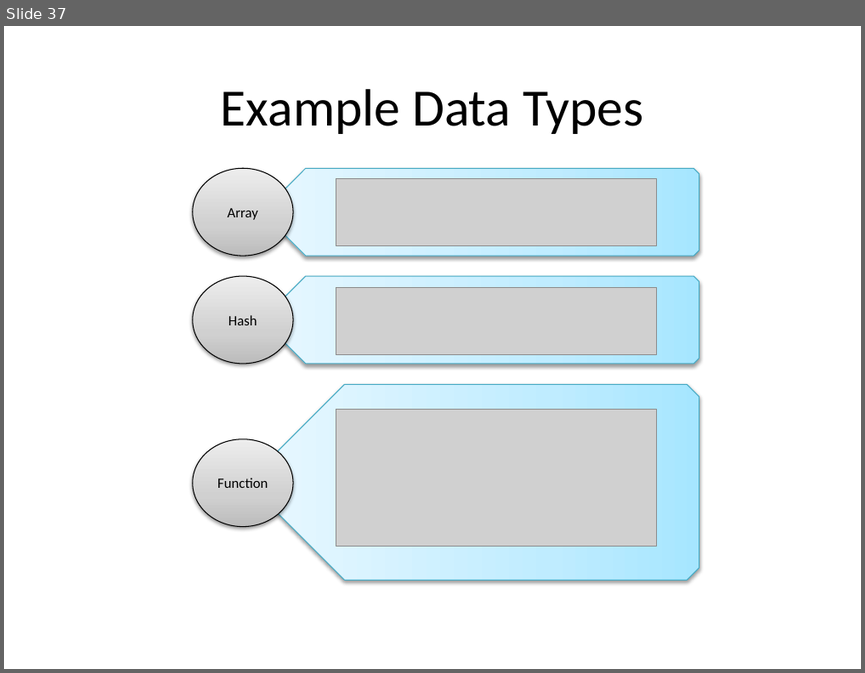
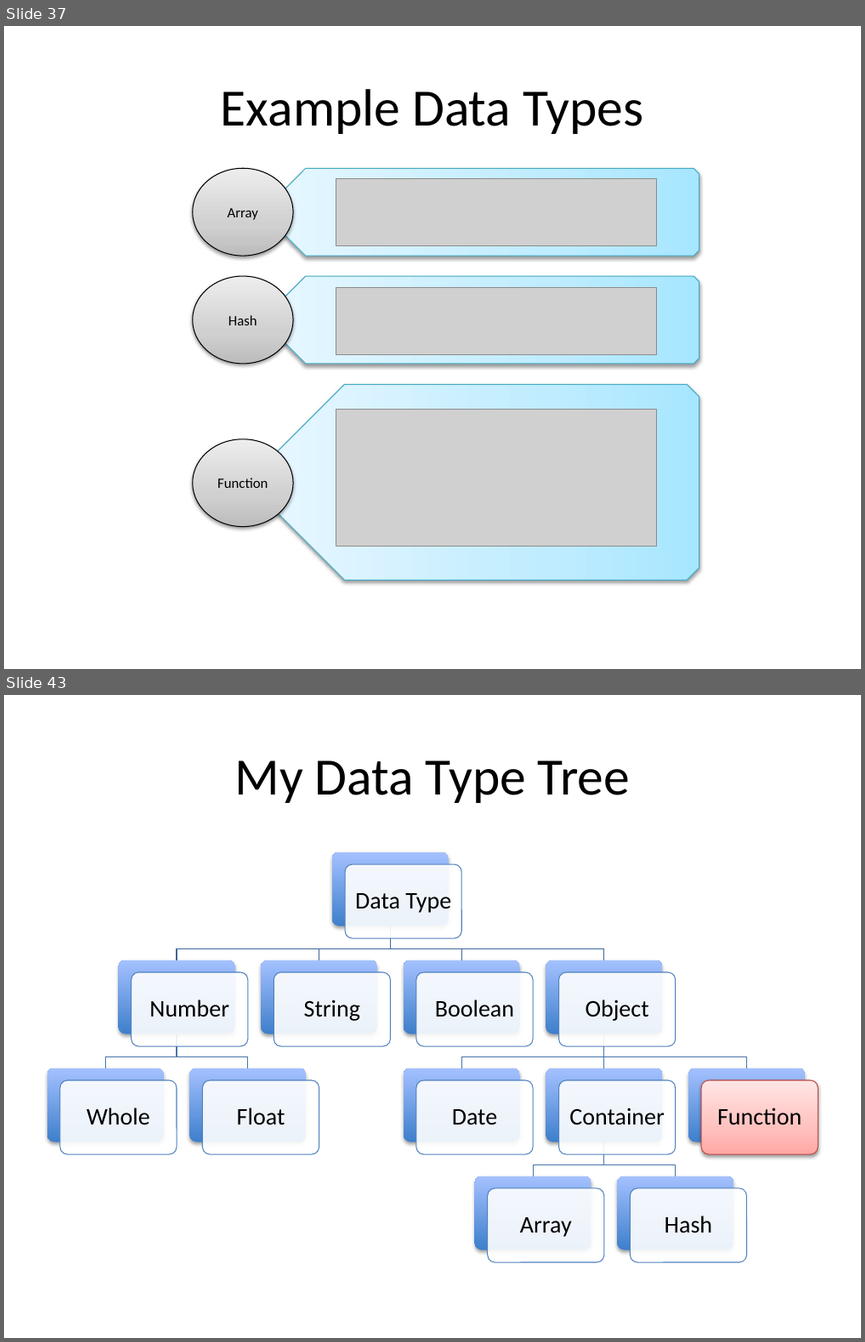
Before and after one commit to xiliax/web-programming-fundamentals, a slide deck: docs/learn-computer-programming.pptx. Shown one above the other, each under a label of ours: slide 37 before the commit, slides 37 and 43 after it; the slides between them are not shown. The pictures are 865x673 and 865x1342 pixels, drawn with LibreOffice and Linux fonts; fonts in the diff are those of the drawing; grey boxes stand for pictures. Boxes give left, top, right and bottom in pixels: in the first picture for what was removed or moved away, otherwise in the second. Text is boxed around its words. In the diff, an @@ line names an element or a change of style, - is before the commit and + after.

Commit message:
Updated documenation and slids for c05s08 - Functions

```diff
--- a/docs/learn-computer-programming.pptx
+++ b/docs/learn-computer-programming.pptx
@@ slide 43 added at <box>4,695,861,1338</box>, background #FFFFFF @@
@@ title added at <box>234,760,630,803</box>, 44 pt, text #000000 @@
+My Data Type Tree
@@ group added at <box>46,851,818,1261</box>: 24 rounded rectangles, 12 texts, 11 freeform shapes @@
+Data Type
+Number
+Whole
+Float
+String
+Boolean
+Object
+Date
+Container
+Array
+Hash
+Function
```
Also in this commit, not shown: 7 other slides added, 45 other files.
